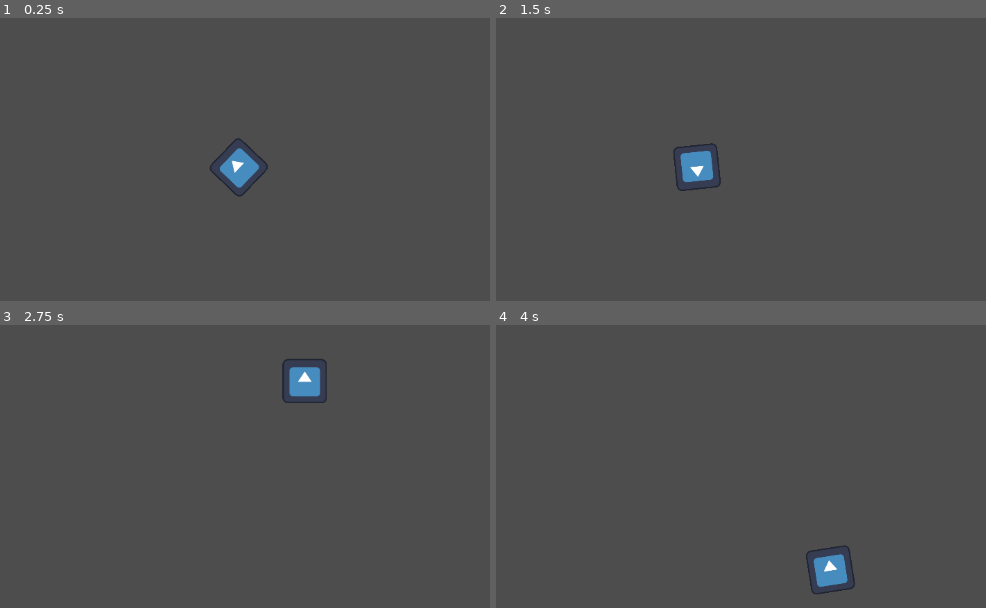
Above: before the commit, frames 1-4 (two rows, left to right).
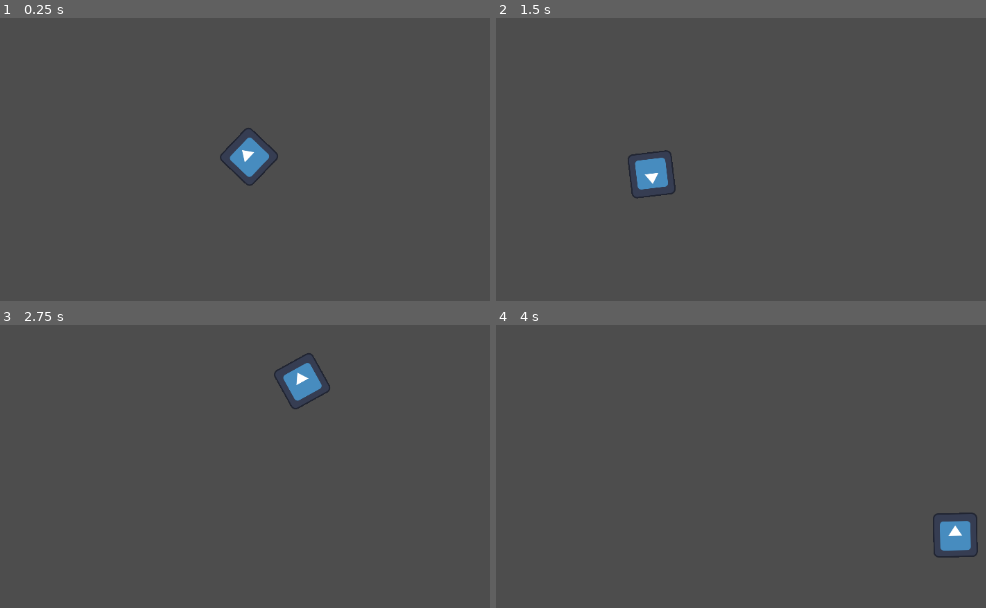
Above: after the commit, the same moments.

Repository: Gonzalo-Pizzolanti/madrid_jam
Game: Godot game, scene res://Scenes/world.tscn
Two runs of this game, one before a commit and one after it. Both use one fixed random seed, a clock stepped at 60 frames per second and the inputs below. The engine's default icon, where the game draws it, is replaced by a stand-in: a white triangle on a blue panel in a dark square.
Inputs (mouse positions are in pixels of both pictures, inside the frame that each line leads up to):
- Up to frame 1 (0.25 s): no input
- Up to frame 2 (1.5 s): move the mouse to (736, 165) at 0.52 s; move the mouse to (579, 182) at 1.27 s
- Up to frame 3 (2.75 s): move the mouse to (323, 367) at 2.02 s
- Up to frame 4 (4 s): move the mouse to (701, 557) at 2.77 s; move the mouse to (981, 534) at 3.52 s

The runs differ from the first frame. In frame 1, 0.9% of the frame differs, in the area x 42-57%, y 38-63%; in frame 2, 1.7%; in frame 3, 0.6%; in frame 4, 1.7%, in the area x 63-99%, y 66-96%.

Commit message:
feat(player): increment default player velocity

Diff:
--- a/Scenes/player.tscn
+++ b/Scenes/player.tscn
@@ -6,6 +6,9 @@
 
 [sub_resource type="CircleShape2D" id="CircleShape2D_cvnsp"]
 radius = 138.521
+
+[sub_resource type="CircleShape2D" id="CircleShape2D_6t5aa"]
+radius = 86.7295
 
 [node name="Player" type="CharacterBody2D"]
 position = Vector2(1, 0)
@@ -15,6 +18,12 @@
 [node name="CollisionShape2D" type="CollisionShape2D" parent="."]
 shape = SubResource("CircleShape2D_cvnsp")
 
+[node name="Area2D" type="Area2D" parent="."]
+
+[node name="CollisionShape2D2" type="CollisionShape2D" parent="Area2D"]
+shape = SubResource("CircleShape2D_6t5aa")
+debug_color = Color(0.828975, 0.341365, 0.520172, 0.42)
+
 [node name="Sprite" type="Sprite2D" parent="."]
 texture = ExtResource("2_6t5aa")
 
@@ -22,5 +31,5 @@
 script = ExtResource("3_6t5aa")
 metadata/_custom_type_script = "uid://dgnwsfkpde12v"
 
-[connection signal="mouse_entered" from="." to="." method="_on_mouse_entered"]
-[connection signal="mouse_exited" from="." to="." method="_on_mouse_exited"]
+[connection signal="mouse_entered" from="Area2D" to="." method="_on_area_2d_mouse_entered"]
+[connection signal="mouse_exited" from="Area2D" to="." method="_on_area_2d_mouse_exited"]
--- a/Scenes/world.tscn
+++ b/Scenes/world.tscn
@@ -8,4 +8,4 @@
 [node name="Player" parent="." instance=ExtResource("2_go701")]
 position = Vector2(594, 303)
 scale = Vector2(0.5, 0.5)
-speed = 600
+speed = 1200
--- a/Scripts/player.gd
+++ b/Scripts/player.gd
@@ -1,7 +1,7 @@
 class_name Player
 extends CharacterBody2D
 
-@export_enum("Slow:200", "Average:400", "Fast:600") var speed: int
+@export_enum("Slow:800", "Average:1000", "Fast:1200") var speed: int
 @onready var steerComponent: SteerComponent = $SteerComponent
 
 var is_hover: bool = false
@@ -11,29 +11,22 @@
 	queue_redraw()
 
 func _physics_process(_delta):
-	# var direction: Vector2 = (get_global_mouse_position() - global_position)
-	# velocity = direction * 7.5
 	if !is_hover:
 		$Sprite.rotation = velocity.angle()
-	else:
-		$Sprite.rotation = 0
-		velocity = velocity.lerp(get_global_mouse_position(), _delta * 4)
-
-	velocity = steerComponent.steer_movement(
+		velocity = steerComponent.steer_movement(
 		velocity,
 		global_position,
 		get_global_mouse_position(),
 		mass,
-		speed,
-	)
-
+		speed)
+	else:
+		velocity = velocity.lerp(Vector2.ZERO, 1)
 	move_and_slide()
 
 
-func _on_mouse_entered() -> void:
+func _on_area_2d_mouse_entered() -> void:
 	is_hover = true
-	print("ENTERED: ", is_hover)
 
-func _on_mouse_exited() -> void:
+
+func _on_area_2d_mouse_exited() -> void:
 	is_hover = false
-	print("LEAVE: ", is_hover)
Not shown: 1 places in Scenes/player.tscn that only renumber resources
